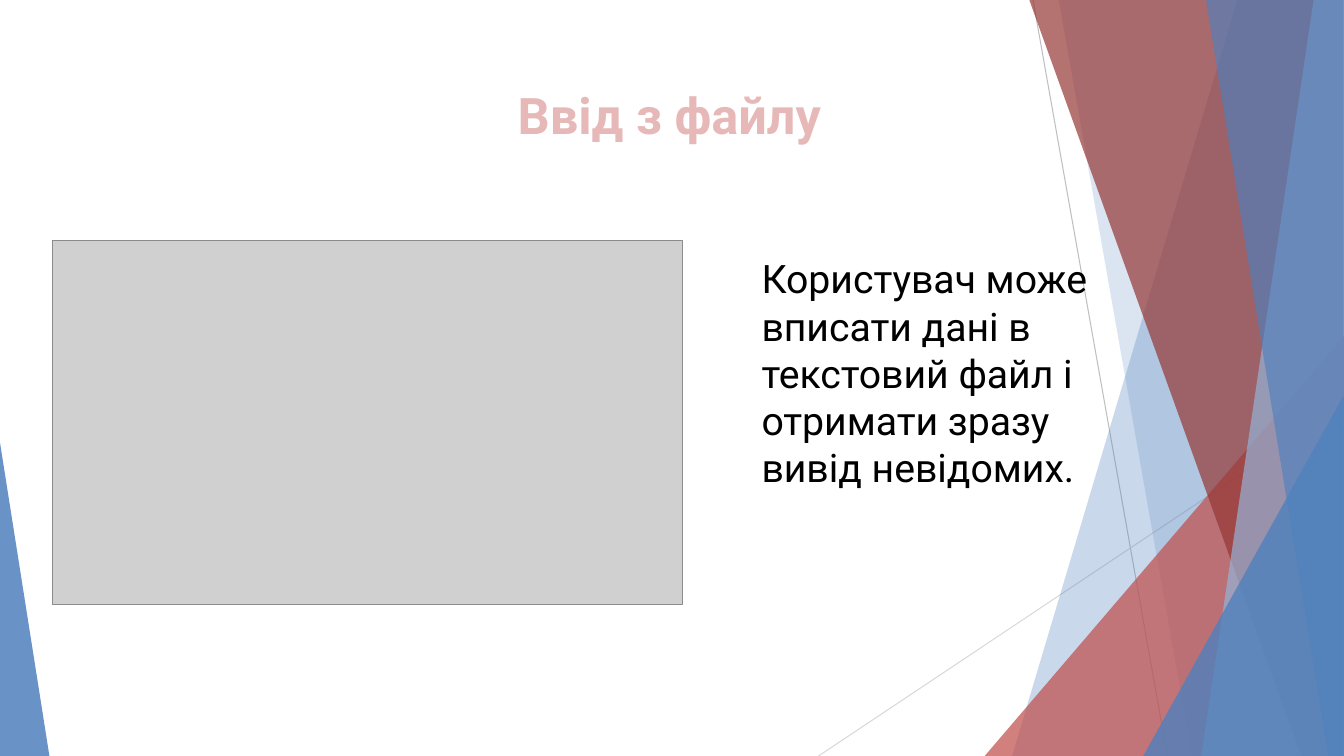
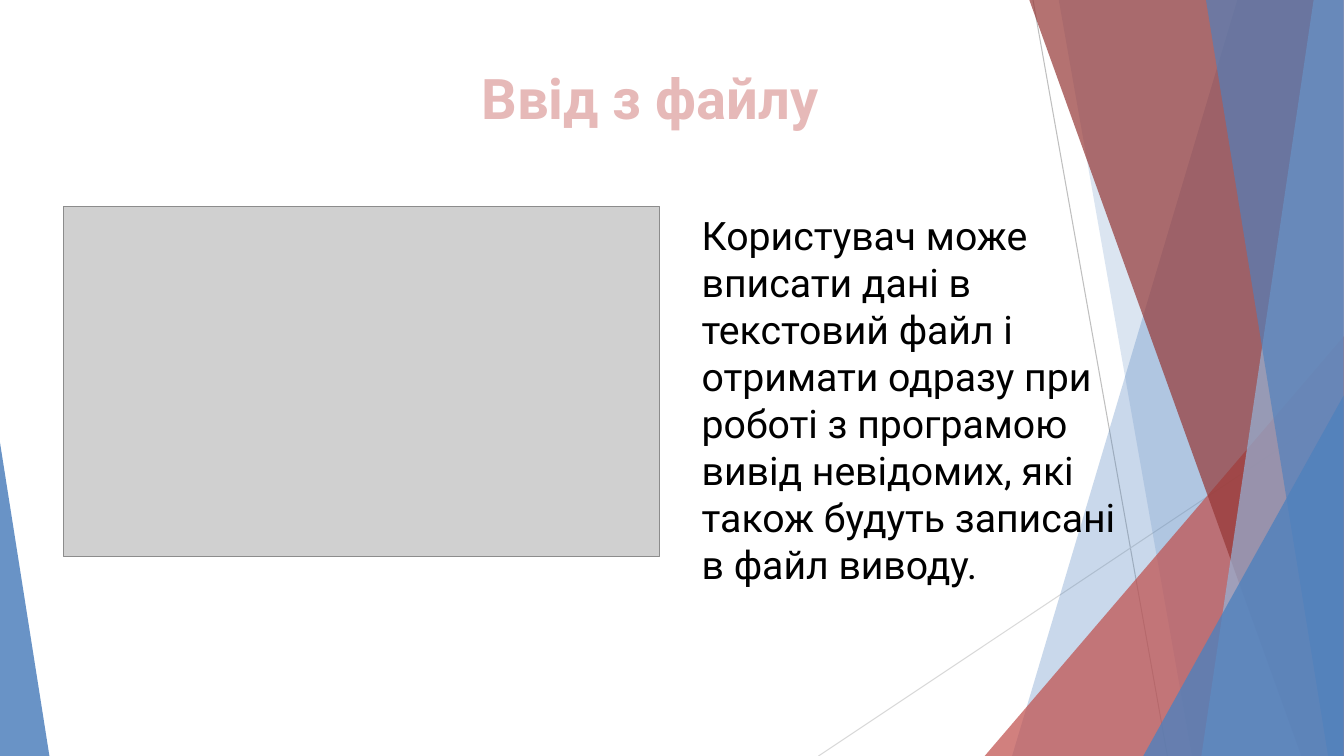
Before and after one commit to maxr96/Gauss-Jordan-Algorithm-, a slide deck: slide 10 of Project_CS-21-Maksym-Radchuk/docs/presentation.pptm. Drawn at 1344x756 pixels with LibreOffice and Linux fonts; fonts in the diff are those of the drawing; grey boxes stand for pictures. Boxes give left, top, right and bottom in pixels: in the first picture for what was removed or moved away, otherwise in the second. Text is boxed around its words. In the diff, an @@ line names an element or a change of style, - is before the commit and + after.

```diff
--- a/Project_CS-21-Maksym-Radchuk/docs/presentation.pptm
+++ b/Project_CS-21-Maksym-Radchuk/docs/presentation.pptm
@@ text "Ввід з файлу": place and size @@
-text "Ввід з файлу" at bbox=[518, 96, 821, 145]
+text "Ввід з файлу" at bbox=[482, 77, 819, 131]
@@ text "Ввід з файлу" at bbox=[482, 77, 819, 131]: size 36 to 40 pt @@
@@ picture: place and size @@
-picture at bbox=[52, 240, 684, 604]
+picture at bbox=[64, 207, 660, 558]
@@ text at bbox=[702, 222, 1115, 588]: text changed @@
-Користувач може вписати дані в текстовий файл і отримати зразу вивід невідомих.
+Користувач може вписати дані в текстовий файл і отримати одразу при роботі з програмою вивід невідомих, які також будуть записані в файл виводу.
```
Also in this commit, not shown: 5 other slides changed, 3 slides added, 1 slide removed, 14 other files.
